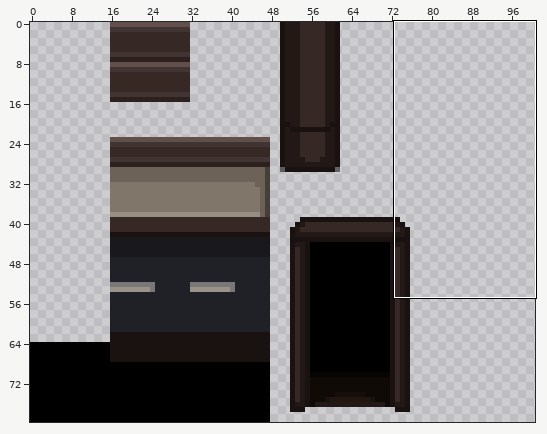
One commit to this sprite sheet: assets/level_tut.png. The picture above shows the old version from afar; the outline marks the close-up.
Close-up. Before the edit:
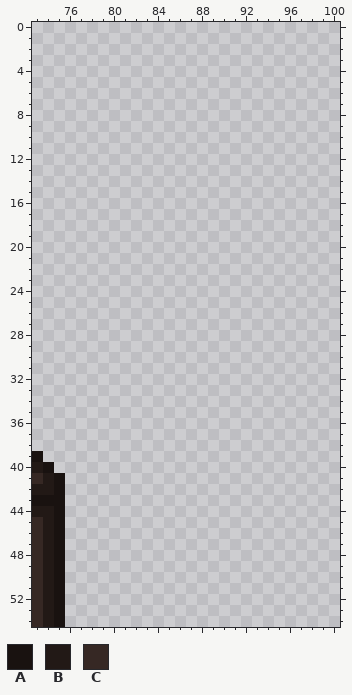
The file is 144x80 pixels. Colours within 5 levels of each other are drawn and written as one. Shown: x 73..100, y 0..54. The wide view leaves out empty margins.
Palette (. is transparent): A #191210  B #221916  C #362824
Pixels before, first column x 73:
39 A..
40 BA.
41 CBA
42 BBA
43 AAA
44 BBA
45 CBA
46 CBA
47 CBA
48 CBA
49 CBA
50 CBA
51 CBA
52 CBA
53 CBA
54 CBA
And afterwards:
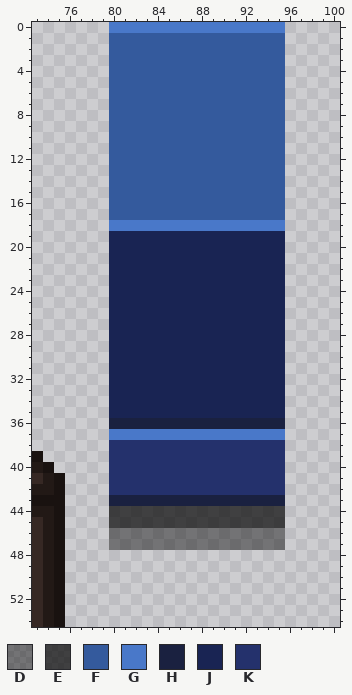
Colours new in this view: D #00000070  E #000000af  F #345a9d  G #4978c9  H #1a2140  J #192453  K #24316c
Difference:
Colour D is added in rows 46 to 47 at x 80 to 95.
Colour E is added in rows 44 to 45 at x 80 to 95.
Colour F is added in rows 1 to 17 at x 80 to 95.
Colour G is added in row 0 at x 80 to 95; in row 18 at x 80 to 95; in row 37 at x 80 to 95.
Colour H is added in row 36 at x 80 to 95; in row 43 at x 80 to 95.
Colour J is added in rows 19 to 35 at x 80 to 95.
Colour K is added in rows 38 to 42 at x 80 to 95.
